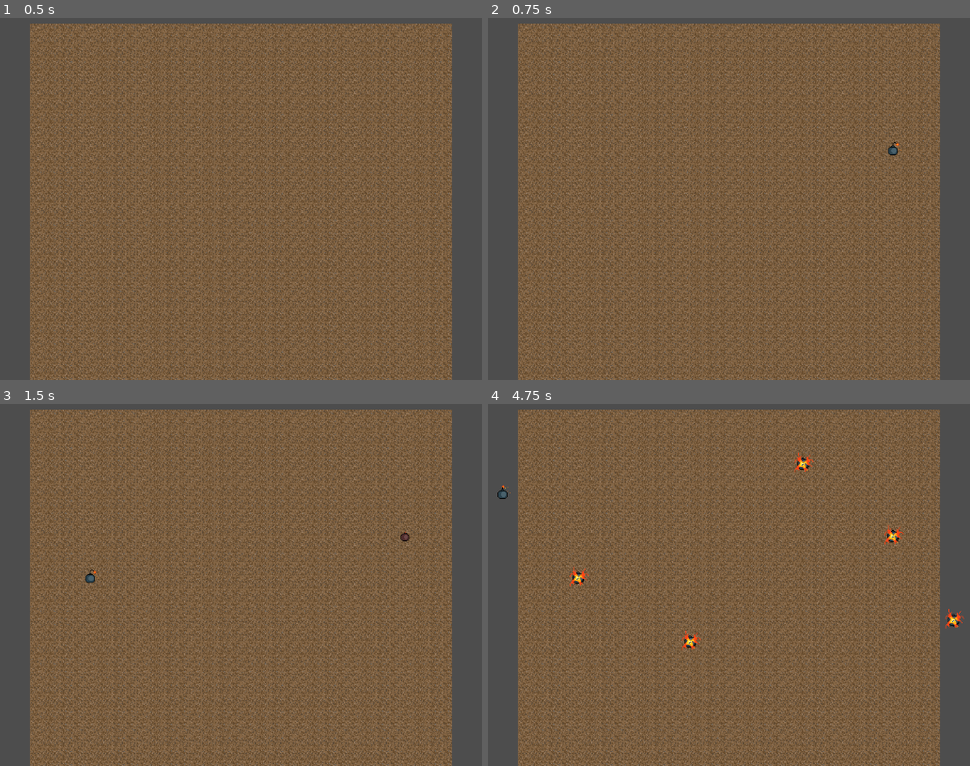
Above: before the commit, frames 1-4 (two rows, left to right).
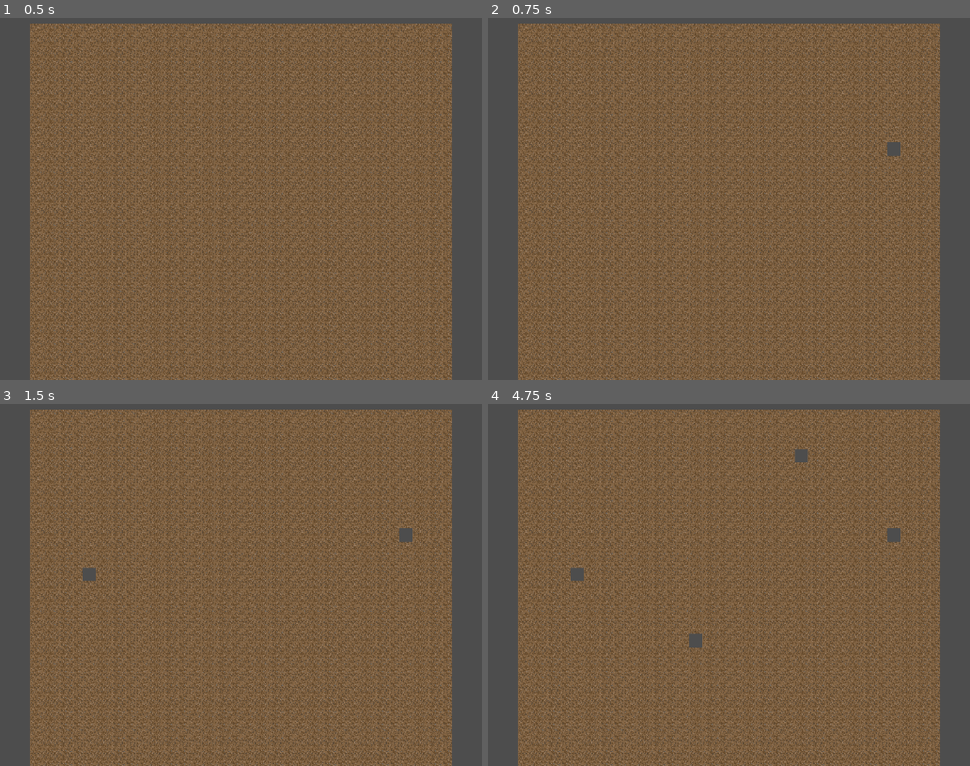
Above: after the commit, the same moments.

Repository: ProgrammingLogic/Alchemy_Game_Jam_7
Game: Godot game, scene res://game/game.tscn
Two runs of this game, one before a commit and one after it. Both use one fixed random seed, a clock stepped at 60 frames per second and the inputs below.
Inputs (mouse positions are in pixels of both pictures, inside the frame that each line leads up to):
- Up to frame 1 (0.5 s): no input
- Up to frame 2 (0.75 s): tap Enter at 0.5 s; move the mouse to (892, 148) at 0.52 s; click (892, 148) at 0.6 s
- Up to frame 3 (1.5 s): tap Space at 1.25 s; move the mouse to (91, 577) at 1.27 s; click (91, 577) at 1.35 s
- Up to frame 4 (4.75 s): tap Enter at 2, 3.5 s; move the mouse to (806, 461) at 2.02 s; click (806, 461) at 2.1 s; tap Space at 2.75, 4.25 s; move the mouse to (690, 639) at 2.77 s; click (690, 639) at 2.85 s; move the mouse to (955, 617) at 3.52 s; click (955, 617) at 3.6 s; move the mouse to (502, 490) at 4.27 s; click (502, 490) at 4.35 s

Frame 1 is identical in both runs. In frame 2, 0.1% of the frame differs, in the area x 82-86%, y 34-39%; in frame 3, 0.2%; in frame 4, 0.7%, in the area x 1-99%, y 12-69%.

Commit message:
feature: add basic ability to remove tiles

Diff:
--- a/game/game.tscn
+++ b/game/game.tscn
@@ -1,12 +1,7 @@
-[gd_scene load_steps=3 format=3 uid="uid://ciepisrx7iq8r"]
+[gd_scene load_steps=2 format=3 uid="uid://ciepisrx7iq8r"]
 
 [ext_resource type="Script" uid="uid://xs76gowafhjd" path="res://game/game.gd" id="1_sul5r"]
-[ext_resource type="Script" uid="uid://i45o4w1871yd" path="res://game/minigames/blow_up_the_dam/blow_up_the_dam_map.gd" id="4_dxrkv"]
 
 [node name="Game" type="Node2D"]
 script = ExtResource("1_sul5r")
 metadata/_custom_type_script = "uid://xs76gowafhjd"
-
-[node name="BlowUpTheDamTileMap" type="TileMapLayer" parent="."]
-script = ExtResource("4_dxrkv")
-metadata/_custom_type_script = "uid://i45o4w1871yd"
--- a/game/minigames/blow_up_the_dam/blow_up_the_dam.gd
+++ b/game/minigames/blow_up_the_dam/blow_up_the_dam.gd
@@ -2,21 +2,26 @@
 extends Minigame
 
 
+@onready var tile_map: BlowUpTheDamTileMap
+
 
 func _ready():
-	pass
+	_setup_tile_map()
 
 
-func _input(event: InputEvent):
+func _setup_tile_map() -> void:
+	tile_map = BlowUpTheDamTileMap.new()
+	add_child(tile_map)
+
+
+func _input(event: InputEvent) -> void:
 	if event.is_action_released("place_bomb"):
 		_place_bomb()
 
 
 func _place_bomb():
-	var m_pos: Vector2 = get_viewport().get_mouse_position()
-	var bomb := Bomb.new(m_pos)
-	#bomb.explosion_completed.conn?ect(_on_bomb_exploded)
-	add_child(bomb)
-
-func _test_polygon_2d_square_explosion_right_side() -> void:
-	pass
+	var g_mouse: Vector2 = get_viewport().get_mouse_position()
+	var l_mouse: Vector2 = tile_map.to_local(g_mouse)
+	var cell: Vector2i = tile_map.local_to_map(l_mouse)
+	print("clearing cell (%d, %d)" % [cell.x, cell.y])
+	tile_map.erase_cell(cell)
